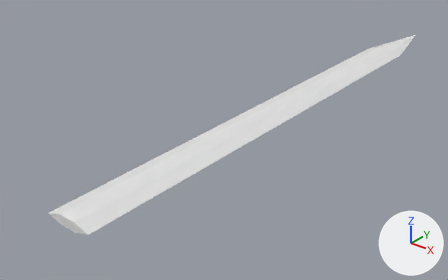
An edit to the glTF model godot/assets/waffen/modelle/grossschwertklinge/t3_3.glb, drawn before and after from the same camera.
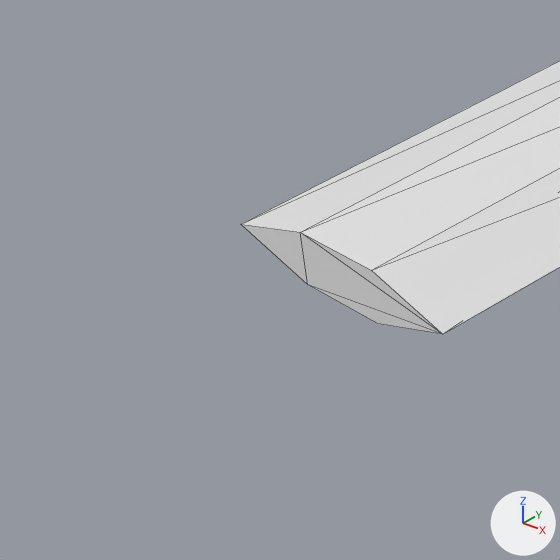
Old and new are each drawn whole from a camera (50 mm lens) standing at (0.606, -0.22, 0.467) and looking at (-0.084, 0.643, -0.067) and again close up on the part from 0% to 25% of the width and 60% to 100% of the height. Arrows for +X, +Y and +Z are at lower right; the lights stay in place. The older version's two pictures come first. The close-ups show mesh edges as thin lines. Vertices at exactly the same position are counted once.

Objects in the first close-up: 'grossschwertklinge_t3_3'.
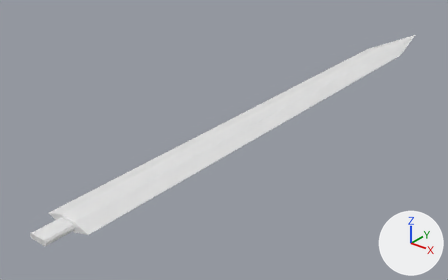
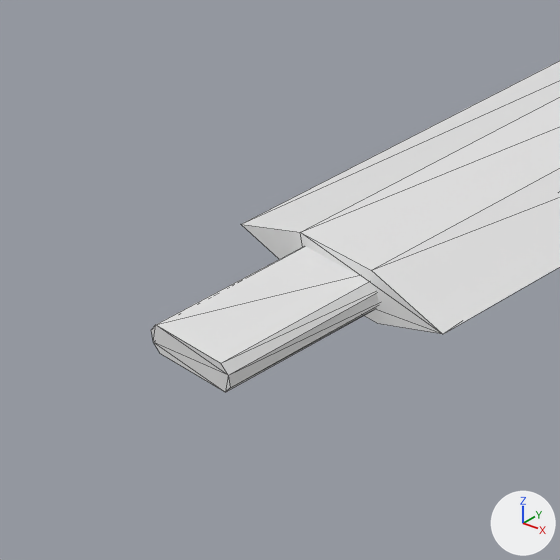
Where the change shows, as pixel boxes (x1, y1, x2, y2) in the close-ups (560 x 560 px):
'grossschwertklinge_t3_3', reshaped: before (241, 61, 560, 334); after (151, 61, 560, 392)
part 1 of me_grossschwertklinge_t3_3, added: after (151, 246, 379, 392)

Edits to the bpy script that builds the scene:
```text
Change me_grossschwertklinge_t3_3:
    used by ob_grossschwertklinge_t3_3; location = (0.0, 0.0, 0.0)
    remove me_grossschwertklinge_t3_3.from_pydata(...)  # 37 vertices, 70 faces; spans x -0.043..0.043, y 0.2..1.352, z -0.008..0.008
    add me_grossschwertklinge_t3_3.from_pydata(...)  # 53 vertices, 98 faces; spans x -0.043..0.043, y 0.152..1.352, z -0.008..0.008
    me_grossschwertklinge_t3_3 part 1: a new loose piece of 16 vertices spanning x -0.016..0.016, y 0.152..0.21, z -0.005..0.005, in mat_klinge (white #e7e7e7)
```
